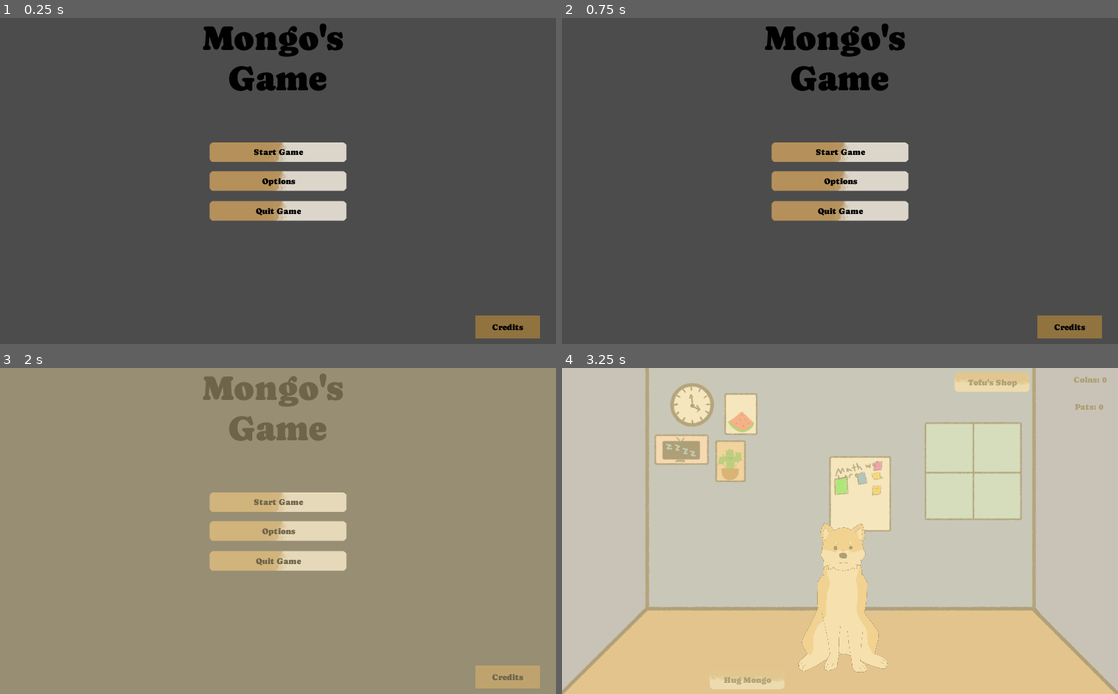
Above: before the commit, frames 1-4 (two rows, left to right).
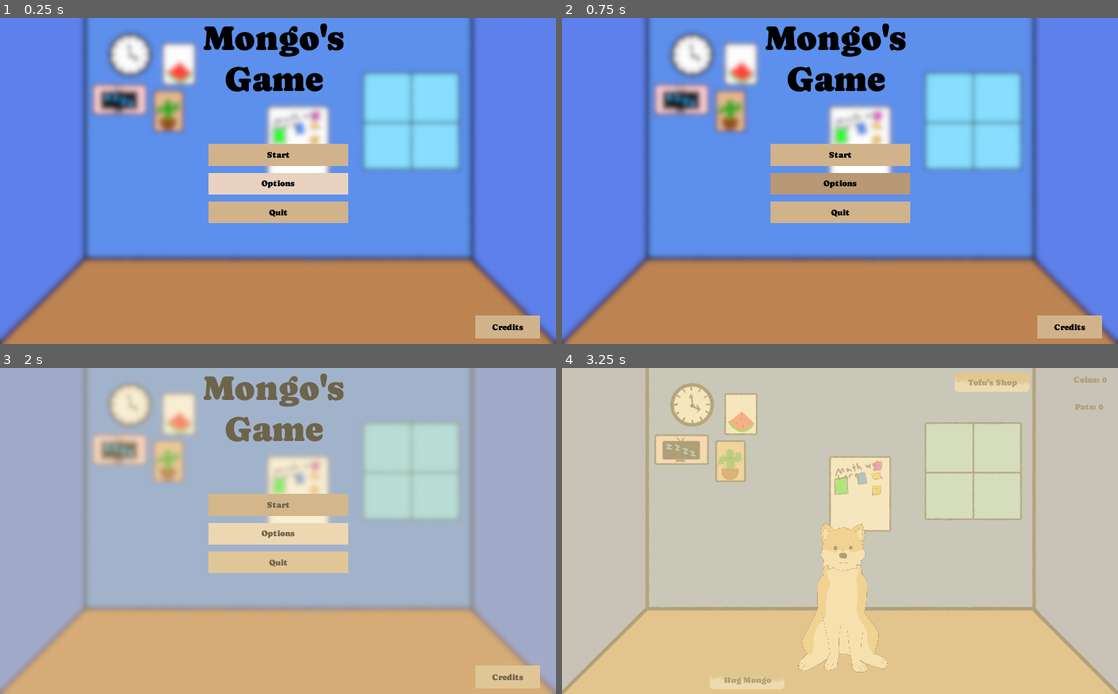
Above: after the commit, the same moments.

Repository: RedCoffeeMug/Mongos-Game
Game: Godot game, scene res://Scenes/Menu.tscn
The game is run twice, just before and just after one commit, with the same random seed, the same clock (stepped at 60 frames per second) and the same inputs.
Inputs:
- Up to frame 1 (0.25 s): no input
- Up to frame 2 (0.75 s): click "Options" at 0.5 s
- Up to frame 3 (2 s): click "Start Game" (after the commit: "Start") at 1.25 s
- Up to frame 4 (3.25 s): click "Start Game" (after the commit: "Start") at 2 s; click "Start Game" (after the commit: "Start") at 2.75 s

The runs differ from the first frame. In frame 1, 98% of the frame differs, in the area x 0-100%, y 0-100%; in frame 2, 98%; in frame 3, 97%; in frame 4, nothing differs.

Commit message:
Updated Menu theme/new color pallet

Diff:
--- a/Scenes/Menu.tscn
+++ b/Scenes/Menu.tscn
@@ -1,10 +1,13 @@
-[gd_scene load_steps=7 format=2]
+[gd_scene load_steps=8 format=2]
 
 [ext_resource path="res://scripts/Menu.gd" type="Script" id=1]
-[ext_resource path="res://assets/MenuButton_Normal.png" type="Texture" id=3]
+[ext_resource path="res://assets/House-blur.png" type="Texture" id=2]
 [ext_resource path="res://Themes/MainTheme.tres" type="Theme" id=4]
 [ext_resource path="res://Audio/Mongo_MainMenu.wav" type="AudioStream" id=5]
 [ext_resource path="res://Themes/Caprasimo-Regular.ttf" type="DynamicFontData" id=6]
+
+[sub_resource type="StyleBoxFlat" id=3]
+bg_color = Color( 0.913725, 0.827451, 0.752941, 1 )
 
 [sub_resource type="DynamicFont" id=1]
 size = 64
@@ -23,63 +26,44 @@
 [node name="Background" type="TextureRect" parent="."]
 margin_right = 1024.0
 margin_bottom = 600.0
+texture = ExtResource( 2 )
 
-[node name="StartButton" type="TextureButton" parent="."]
-anchor_left = 0.5
-anchor_top = 0.5
-anchor_right = 0.5
-anchor_bottom = 0.5
-margin_left = -128.5
-margin_top = -73.0
-margin_right = 128.5
-margin_bottom = -33.0
-texture_normal = ExtResource( 3 )
+[node name="StartButton" type="Button" parent="."]
+margin_left = 384.0
+margin_top = 232.0
+margin_right = 641.0
+margin_bottom = 272.0
+custom_colors/font_color_disabled = Color( 0, 0, 0, 1 )
+custom_colors/font_color_focus = Color( 0, 0, 0, 1 )
+custom_colors/font_color = Color( 0, 0, 0, 1 )
+custom_colors/font_color_hover = Color( 0, 0, 0, 1 )
+custom_colors/font_color_pressed = Color( 0, 0, 0, 1 )
+text = "Start"
 
-[node name="StartLabel" type="Label" parent="StartButton"]
-modulate = Color( 0, 0, 0, 1 )
-anchor_right = 1.0
-anchor_bottom = 1.0
-text = "Start Game"
-align = 1
-valign = 1
+[node name="OptionsButton" type="Button" parent="."]
+margin_left = 384.0
+margin_top = 285.0
+margin_right = 641.0
+margin_bottom = 325.0
+custom_colors/font_color_disabled = Color( 0, 0, 0, 1 )
+custom_colors/font_color_focus = Color( 0, 0, 0, 1 )
+custom_colors/font_color = Color( 0, 0, 0, 1 )
+custom_colors/font_color_hover = Color( 0, 0, 0, 1 )
+custom_colors/font_color_pressed = Color( 0, 0, 0, 1 )
+custom_styles/normal = SubResource( 3 )
+text = "Options"
 
-[node name="OptionsButton" type="TextureButton" parent="."]
-anchor_left = 0.5
-anchor_top = 0.5
-anchor_right = 0.5
-anchor_bottom = 0.5
-margin_left = -128.5
-margin_top = -20.0
-margin_right = 128.5
-margin_bottom = 20.0
-texture_normal = ExtResource( 3 )
-
-[node name="OptionLabel" type="Label" parent="OptionsButton"]
-modulate = Color( 0, 0, 0, 1 )
-anchor_right = 1.0
-anchor_bottom = 1.0
-text = "Options"
-align = 1
-valign = 1
-
-[node name="QuitButton" type="TextureButton" parent="."]
-anchor_left = 0.5
-anchor_top = 0.5
-anchor_right = 0.5
-anchor_bottom = 0.5
-margin_left = -128.5
-margin_top = 35.0
-margin_right = 128.5
-margin_bottom = 75.0
-texture_normal = ExtResource( 3 )
-
-[node name="QuitLabel" type="Label" parent="QuitButton"]
-modulate = Color( 0, 0, 0, 1 )
-anchor_right = 1.0
-anchor_bottom = 1.0
-text = "Quit Game"
-align = 1
-valign = 1
+[node name="QuitButton" type="Button" parent="."]
+margin_left = 384.0
+margin_top = 338.0
+margin_right = 641.0
+margin_bottom = 378.0
+custom_colors/font_color_disabled = Color( 0, 0, 0, 1 )
+custom_colors/font_color_focus = Color( 0, 0, 0, 1 )
+custom_colors/font_color = Color( 0, 0, 0, 1 )
+custom_colors/font_color_hover = Color( 0, 0, 0, 1 )
+custom_colors/font_color_pressed = Color( 0, 0, 0, 1 )
+text = "Quit"
 
 [node name="CreditsButton" type="Button" parent="."]
 margin_left = 876.0
@@ -96,15 +80,17 @@
 [node name="Title" type="RichTextLabel" parent="."]
 anchor_left = 0.5
 anchor_right = 0.5
-margin_left = -144.5
-margin_right = 144.5
+margin_left = -144.0
+margin_right = 130.0
 margin_bottom = 150.0
 theme = ExtResource( 4 )
 custom_colors/default_color = Color( 0, 0, 0, 1 )
 custom_fonts/normal_font = SubResource( 1 )
 bbcode_enabled = true
-bbcode_text = "[center]Mongo's Game"
-text = "Mongo's Game"
+bbcode_text = "[center]Mongo's
+Game"
+text = "Mongo's
+Game"
 
 [node name="CreditsPanel" type="Panel" parent="."]
 visible = false
--- a/Themes/MainTheme.tres
+++ b/Themes/MainTheme.tres
@@ -6,59 +6,72 @@
 font_data = ExtResource( 1 )
 
 [sub_resource type="StyleBoxFlat" id=7]
-bg_color = Color( 0.550781, 0.428067, 0.219452, 0.905882 )
+bg_color = Color( 0.596078, 0.458824, 0.329412, 1 )
 
 [sub_resource type="StyleBoxFlat" id=8]
-bg_color = Color( 0.65625, 0.533773, 0.325562, 1 )
+bg_color = Color( 0.72549, 0.6, 0.462745, 1 )
 
-[sub_resource type="Gradient" id=4]
-offsets = PoolRealArray( 0, 0.335196, 0.994413, 1 )
-colors = PoolColorArray( 0.572549, 0.454902, 0.254902, 1, 0.602261, 0.490768, 0.294441, 1, 0.734815, 0.650776, 0.470831, 1, 0.769531, 0.692683, 0.517029, 1 )
-
-[sub_resource type="GradientTexture2D" id=5]
-gradient = SubResource( 4 )
-fill_from = Vector2( 0.654167, 0.3625 )
-fill_to = Vector2( 1, 1 )
-
-[sub_resource type="StyleBoxTexture" id=6]
-texture = SubResource( 5 )
-region_rect = Rect2( 0, 0, 64, 64 )
+[sub_resource type="StyleBoxFlat" id=13]
+bg_color = Color( 0.898039, 0.827451, 0.701961, 1 )
 
 [sub_resource type="StyleBoxFlat" id=2]
-bg_color = Color( 0.572549, 0.454902, 0.254902, 1 )
+bg_color = Color( 0.823529, 0.705882, 0.54902, 1 )
 border_color = Color( 0.882353, 0.8, 0.611765, 1 )
 
 [sub_resource type="StyleBoxFlat" id=3]
-bg_color = Color( 0.460938, 0.36891, 0.212463, 1 )
+bg_color = Color( 0.72549, 0.6, 0.462745, 1 )
 border_color = Color( 0.882353, 0.8, 0.611765, 1 )
 
 [sub_resource type="DynamicFont" id=9]
 font_data = ExtResource( 1 )
 
 [sub_resource type="StyleBoxFlat" id=11]
-bg_color = Color( 0.847656, 0.726747, 0.440384, 1 )
+bg_color = Color( 0.4, 0.258824, 0.160784, 1 )
 
 [sub_resource type="DynamicFont" id=10]
 font_data = ExtResource( 1 )
 
-[sub_resource type="StyleBoxFlat" id=12]
-border_width_left = 5
-border_width_right = 5
-border_color = Color( 0.554688, 0.402355, 0.0541687, 1 )
-corner_radius_top_left = 3
-corner_radius_top_right = 3
-corner_radius_bottom_right = 3
-corner_radius_bottom_left = 3
+[sub_resource type="StyleBoxFlat" id=15]
+bg_color = Color( 0.94902, 0.898039, 0.85098, 1 )
+corner_radius_top_left = 5
+corner_radius_top_right = 5
+corner_radius_bottom_right = 5
+corner_radius_bottom_left = 5
+
+[sub_resource type="StyleBoxFlat" id=16]
+bg_color = Color( 0.94902, 0.898039, 0.85098, 1 )
+corner_radius_top_left = 5
+corner_radius_top_right = 5
+corner_radius_bottom_right = 5
+corner_radius_bottom_left = 5
+
+[sub_resource type="StyleBoxFlat" id=17]
+bg_color = Color( 0.913725, 0.827451, 0.752941, 1 )
+corner_radius_top_left = 5
+corner_radius_top_right = 5
+corner_radius_bottom_right = 5
+corner_radius_bottom_left = 5
+
+[sub_resource type="StyleBoxFlat" id=14]
+bg_color = Color( 0.631373, 0.505882, 0.403922, 1 )
+border_width_left = 4
+border_width_top = 3
+border_width_right = 4
+border_width_bottom = 3
+border_color = Color( 0.631373, 0.505882, 0.403922, 1 )
 
 [resource]
 Button/colors/font_color_disabled = Color( 0, 0, 0, 0.360784 )
 Button/fonts/font = SubResource( 1 )
 Button/styles/disabled = SubResource( 7 )
 Button/styles/focus = SubResource( 8 )
-Button/styles/hover = SubResource( 6 )
+Button/styles/hover = SubResource( 13 )
 Button/styles/normal = SubResource( 2 )
 Button/styles/pressed = SubResource( 3 )
 Label/fonts/font = SubResource( 9 )
 Panel/styles/panel = SubResource( 11 )
 RichTextLabel/fonts/normal_font = SubResource( 10 )
-VScrollBar/styles/scroll = SubResource( 12 )
+VScrollBar/styles/grabber = SubResource( 15 )
+VScrollBar/styles/grabber_highlight = SubResource( 16 )
+VScrollBar/styles/grabber_pressed = SubResource( 17 )
+VScrollBar/styles/scroll = SubResource( 14 )
Not shown: 1 places in Themes/MainTheme.tres that only renumber resources
Binary file added: assets/House-blur.png
Not shown, added: assets/House-blur.png.import
